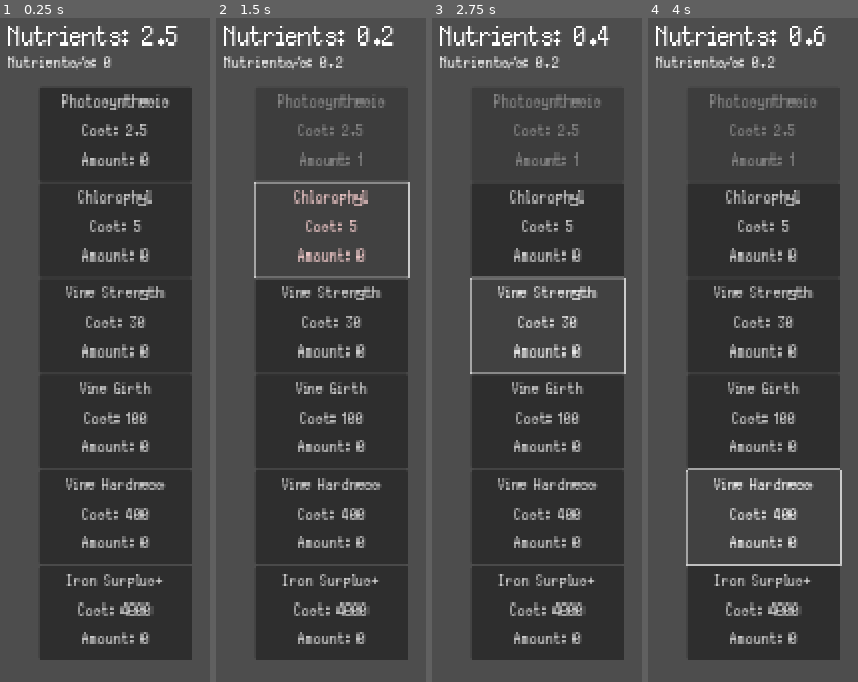
Above: before the commit, frames 1-4 (left to right).
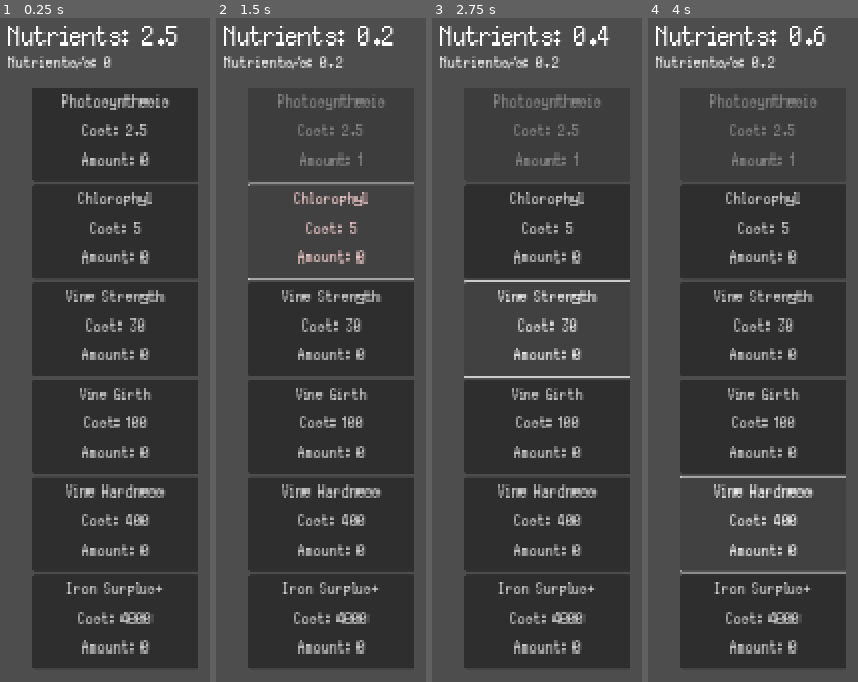
Above: after the commit, the same moments.

Repository: phoenix-of-dawn/dingo-gamejam-2025
Game: Godot game, scene res://Scenes/main.tscn
Two runs of this game, one before a commit and one after it. Both use one fixed random seed, a clock stepped at 60 frames per second and the inputs below. This scene is started directly instead of the project's main scene.
Inputs:
- Up to frame 1 (0.25 s): no input
- Up to frame 2 (1.5 s): click "Photosynthesis Cost: 2.5 Amou…" at 0.5 s; click "Chlorophyl Cost: 5 Amount: 0" at 1.25 s
- Up to frame 3 (2.75 s): click "Vine Strength Cost: 30 Amount…" at 2 s
- Up to frame 4 (4 s): click "Vine Girth Cost: 100 Amount: 0" at 2.75 s; click "Vine Hardness Cost: 400 Amoun…" at 3.5 s

The runs differ from the first frame. In frame 1, 14% of the frame differs, in the area x 15-95%, y 10-98%; in frame 2, 13%; in frame 3, 14%; in frame 4, 13%.

Commit message:
IDK EITHER OK

Diff:
--- a/dingo-gamejam/Scenes/nutrients.tscn
+++ b/dingo-gamejam/Scenes/nutrients.tscn
@@ -33,4 +33,15 @@
 [node name="NutrientCountdown" type="Timer" parent="."]
 autostart = true
 
+[node name="ScrollContainer" type="ScrollContainer" parent="."]
+layout_mode = 0
+offset_left = 10.0
+offset_right = 50.0
+offset_bottom = 40.0
+
+[node name="Buttons" type="VBoxContainer" parent="ScrollContainer"]
+unique_name_in_owner = true
+custom_minimum_size = Vector2(200, 0)
+layout_mode = 2
+
 [connection signal="timeout" from="NutrientCountdown" to="." method="_on_nutrient_countdown_timeout"]
--- a/dingo-gamejam/Scripts/nutrients.gd
+++ b/dingo-gamejam/Scripts/nutrients.gd
@@ -5,6 +5,8 @@
 
 @onready var nut_text = $NutrientCount
 @onready var nut_per_sec_text = %NutrientPerSecond
+@onready var scroll_cont = $ScrollContainer
+@onready var button_cont = %Buttons
 @onready var upgrade_template = preload("res://Scenes/upgrade.tscn")
 
 var upgrades: Dictionary = {
@@ -17,6 +19,10 @@
 }
 
 func _ready() -> void:
+	scroll_cont.position.y = nut_text.size.y + nut_per_sec_text.size.y + nut_text.position.y - 10
+	scroll_cont.size.y = 1080 - nut_text.size.y + nut_per_sec_text.size.y + nut_text.position.y
+	scroll_cont.size.x = 200
+	scroll_cont.position.x = size.x / 2 - scroll_cont.size.x / 2
 	make_buttons()
 
 func _process(_delta: float) -> void:
@@ -36,7 +42,7 @@
 		button.nutrients_per_second = upgrades[up_name][2]
 		button.cost_increase = upgrades[up_name][3]
 		button.up_purchased.connect(_update_nutrients)
-		add_child(button)
+		button_cont.add_child(button)
 		up_position += button.size.y + 2
 
 func _update_nutrients(cost, up_nutrients_per_second) -> void:
--- a/dingo-gamejam/Scripts/upgrade.gd
+++ b/dingo-gamejam/Scripts/upgrade.gd
@@ -11,7 +11,7 @@
 signal up_purchased(cost, nutrients_per_second)
 
 func _on_pressed() -> void:
-	if get_parent().nutrients >= cost + (cost_increase * amount)**2:
+	if get_parent().get_parent().get_parent().nutrients >= cost + (cost_increase * amount)**2:
 		up_purchased.emit(cost + (cost_increase * amount)**2, nutrients_per_second)
 
 		if not repeatable:
--- a/dingo-gamejam/project.godot
+++ b/dingo-gamejam/project.godot
@@ -20,6 +20,7 @@
 window/size/viewport_width=1920
 window/size/viewport_height=1080
 window/size/mode=3
+window/size/borderless=true
 window/stretch/mode="canvas_items"
 
 [input]
